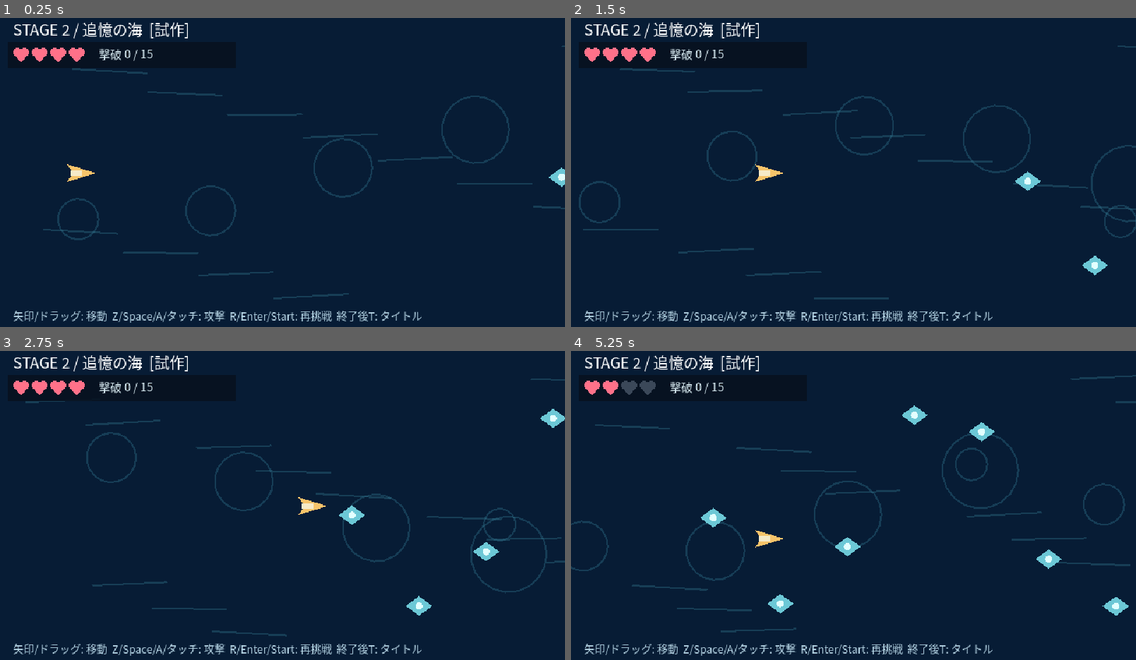
Above: before the commit, frames 1-4 (two rows, left to right).
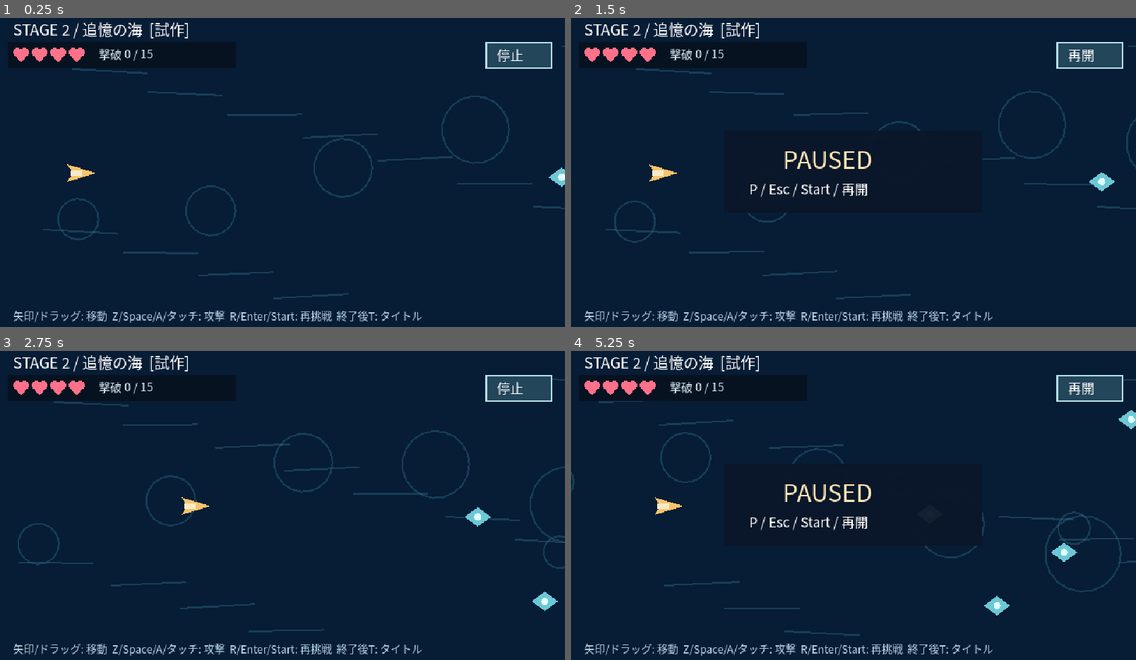
Above: after the commit, the same moments.

Repository: coshimagame/manjusyage
Game: Godot game, scene res://scenes/stage2_combat_prototype.tscn
Two runs of this game, one before a commit and one after it. Both use one fixed random seed, a clock stepped at 60 frames per second and the inputs below. This scene is started directly instead of the project's main scene.
Inputs (mouse positions are in pixels of both pictures, inside the frame that each line leads up to):
- Up to frame 1 (0.25 s): no input
- Up to frame 2 (1.5 s): tap Enter (ui_accept) at 0.5, 0.77 s; move the mouse to (977, 157) at 0.52 s; hold Right (ui_right) 0.53-1.25 s; tap P at 0.6 s; click (977, 157) at 0.67 s; tap E at 0.8 s; drag from (740, 187) to (825, 237) at 1.27 s
- Up to frame 3 (2.75 s): move the mouse to (339, 437) at 2.02 s; hold Right (ui_right) from 2.03 s (still down); tap P at 2.1 s; click (339, 437) at 2.17 s; tap E at 2.3 s
- Up to frame 4 (5.25 s): release Right (ui_right) at 2.75 s; drag from (825, 570) to (684, 459) at 2.77 s; move the mouse to (1023, 554) at 3.52 s; hold Left (ui_left) 3.53-4.25 s; tap 1 at 3.6 s; click (1023, 554) at 3.67 s; tap Enter (ui_accept) at 3.77 s; tap E at 3.8 s; tap Escape at 4.15 s; drag from (684, 459) to (768, 428) at 4.27 s; move the mouse to (881, 505) at 5.02 s; hold Down (ui_down) from 5.03 s (still down); tap 3 at 5.1 s; click (881, 505) at 5.17 s

The runs differ from the first frame. In frame 1, 1.0% of the frame differs, in the area x 85-98%, y 7-17%; in frame 2, 4.9%; in frame 3, 5.0%; in frame 4, 6.3%, in the area x 0-100%, y 7-93%.

Commit message:
Add in-game pause and resume across keyboard, gamepad, touch and mouse

Diff:
--- a/scripts/stage2_combat_prototype.gd
+++ b/scripts/stage2_combat_prototype.gd
@@ -3,6 +3,7 @@
 ## Run res://scenes/stage2_combat_prototype.tscn directly in Godot 4.6.
 const WIDTH := 640.0
 const HEIGHT := 360.0
+const PAUSE_RECT := Rect2(551, 32, 74, 29)
 const RESULT_RETRY_RECT := Rect2(155, 193, 148, 37)
 const RESULT_TITLE_RECT := Rect2(337, 193, 148, 37)
 var pilot := Vector2(90, 180)
@@ -17,6 +18,7 @@
 var hp := 4
 var invulnerable := 0.0
 var phase := "wave"
+var paused := false
 var wave_kills := 0
 var fire_timer := 0.0
 var font := SystemFont.new()
@@ -30,6 +32,9 @@
 	queue_redraw()
 
 func _process(delta: float) -> void:
+	if paused:
+		queue_redraw()
+		return
 	if phase == "won" or phase == "lost":
 		# Ignore held touch input after the round ends; retry requires a new press.
 		touch_finger = -1
@@ -128,6 +133,31 @@
 		phase = "lost"
 
 func _input(event: InputEvent) -> void:
+	# In-game pause must not advance enemy timers or projectiles.
+	if phase not in ["won", "lost"]:
+		if event is InputEventKey and event.pressed and not event.echo and event.keycode in [KEY_P, KEY_ESCAPE]:
+			paused = not paused
+			get_viewport().set_input_as_handled()
+			queue_redraw()
+			return
+		if event is InputEventJoypadButton and event.pressed and event.button_index == JOY_BUTTON_START:
+			paused = not paused
+			get_viewport().set_input_as_handled()
+			queue_redraw()
+			return
+		if event is InputEventMouseButton and event.button_index == MOUSE_BUTTON_LEFT and event.pressed and PAUSE_RECT.has_point(event.position):
+			paused = not paused
+			get_viewport().set_input_as_handled()
+			queue_redraw()
+			return
+		if event is InputEventScreenTouch and event.pressed and PAUSE_RECT.has_point(event.position):
+			paused = not paused
+			get_viewport().set_input_as_handled()
+			queue_redraw()
+			return
+	if paused:
+		# Ignore gameplay touches and drags until resumed.
+		return
 	# Desktop/Web mouse users need the same explicit result choices as touch users.
 	# Only respond to a fresh left-click on a result button; clicks elsewhere do nothing.
 	if event is InputEventMouseButton and event.button_index == MOUSE_BUTTON_LEFT and event.pressed and phase in ["won", "lost"]:
@@ -164,6 +194,8 @@
 	get_tree().change_scene_to_file.call_deferred("res://prologue.tscn")
 
 func _unhandled_input(event: InputEvent) -> void:
+	if paused:
+		return
 	if phase in ["won", "lost"]:
 		if event is InputEventKey and event.pressed and not event.echo:
 			if event.keycode in [KEY_LEFT, KEY_RIGHT]:
@@ -239,6 +271,13 @@
 		draw_rect(Rect2(195, 80, 250, 43), Color("#2c1024", 0.9))
 		draw_string(font, Vector2(218, 109), "WARNING  /  敵主力接近", HORIZONTAL_ALIGNMENT_LEFT, -1, 17, Color("#ffb5a5"))
 	draw_string(font, Vector2(15, 347), "矢印/ドラッグ: 移動  Z/Space/A/タッチ: 攻撃  R/Enter/Start: 再挑戦  終了後T: タイトル", HORIZONTAL_ALIGNMENT_LEFT, -1, 12, Color("#b7d6e6"))
+	draw_rect(PAUSE_RECT, Color("#23465b"))
+	draw_rect(PAUSE_RECT, Color("#b3dfe6"), false, 2.0)
+	draw_string(font, Vector2(563, 52), "停止" if not paused else "再開", HORIZONTAL_ALIGNMENT_LEFT, -1, 15, Color.WHITE)
+	if paused:
+		draw_rect(Rect2(174, 132, 292, 93), Color("#0a1628", 0.94))
+		draw_string(font, Vector2(240, 175), "PAUSED", HORIZONTAL_ALIGNMENT_LEFT, -1, 27, Color("#ffe6b5"))
+		draw_string(font, Vector2(202, 204), "P / Esc / Start / 再開", HORIZONTAL_ALIGNMENT_LEFT, -1, 15, Color.WHITE)
 	if phase == "won" or phase == "lost":
 		draw_rect(Rect2(110, 133, 420, 113), Color("#0a1628", 0.93))
 		draw_string(font, Vector2(165, 183), "試作クリア！" if phase == "won" else "GAME OVER", HORIZONTAL_ALIGNMENT_LEFT, -1, 28, Color("#ffe6b5"))
